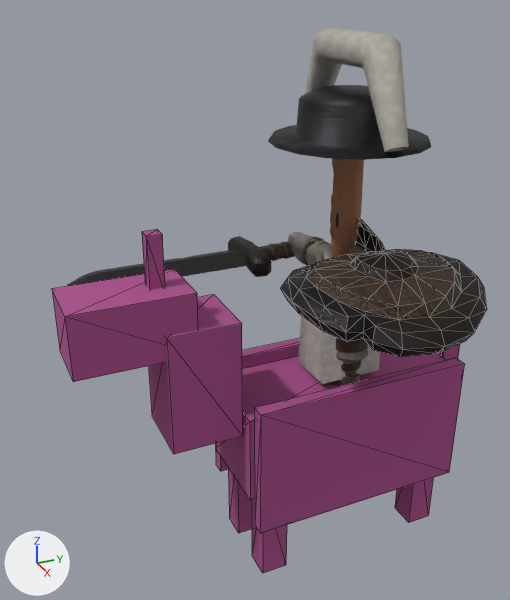
The glTF model csharp/Unciv.Godot/Packs/units/models/unit/Companion Cavalry.glb: old version first, new version second.
Before and after are seen from a 50 mm camera at (1.792, -1.112, 1.851) aimed at (0.0, -0.306, 0.955). Arrows for +X, +Y and +Z are at lower left; the lights stay in place. The older version comes first. Mesh edges are drawn as thin lines on the coarser meshes. Where no turn or scale is listed for an object, it has been applied to the vertices. Vertices at exactly the same position are counted once.

Names of what the first picture shows: '1H_Sword', 'HorseMesh', 'Round_Shield', 'Warrior' and 1 more.
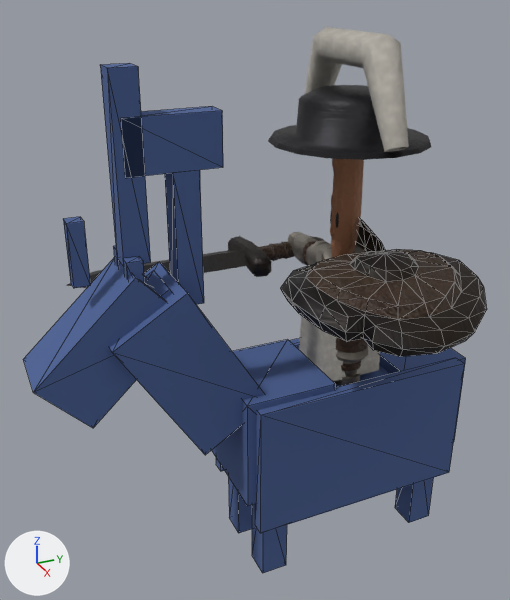
The edits, one by one:
Material 'Horse' (mat_horse) changes colour from pink #aa508b to blue #4b6195; in linear values from (0.4, 0.08, 0.26) to (0.07, 0.12, 0.3).
me_horse is used by ob_horsemesh; location (0.0, 0.0, 0.0).
me_horse had 104 vertices, 156 faces and spanned x -0.195..0.195, y -0.885..0.488, z 0.0..1.215.
me_horse now has 160 vertices, 240 faces and spans x -0.195..0.195, y -0.989..0.45, z 0.0..1.654.
me_horse part 1: a new loose piece, a box spanning x -0.165..0.165, y -0.405..-0.105, z 0.322..0.697, in mat_horse (blue #4b6195).
me_horse part 2: a new loose piece, a box spanning x -0.157..0.157, y 0.157..0.412, z 0.322..0.668, in mat_horse (blue #4b6195).
me_horse part 3: a new loose piece, a box spanning x 0.034..0.071, y -0.708..-0.663, z 1.032..1.167, in mat_horse (blue #4b6195).
me_horse part 4: a new loose piece, a box spanning x -0.071..-0.034, y -0.708..-0.663, z 1.032..1.167, in mat_horse (blue #4b6195).
me_horse part 5: the loose piece of 8 vertices spanning x -0.023..0.023, y -0.637..-0.592, z 1.035..1.215 is moved by (0.0, -0.206, 0.064).
me_horse part 6: a new loose piece, a box spanning x -0.038..0.038, y -0.708..-0.633, z 1.144..1.654, in mat_horse (blue #4b6195).
me_horse part 7: a new loose piece, a box spanning x -0.038..0.038, y -0.558..-0.483, z 0.994..1.384, in mat_horse (blue #4b6195).
me_horse part 8: a new loose piece, a box spanning x -0.038..0.038, y -0.686..-0.416, z 1.384..1.534, in mat_horse (blue #4b6195).
me_horse part 9: the loose piece of 8 vertices spanning x -0.112..0.112, y -0.623..-0.398, z 0.555..0.945 is rebuilt with 8 vertices and now spans x -0.127..0.127, y -0.78..-0.311, z 0.533..1.076.
me_horse part 10: the loose piece of 8 vertices spanning x -0.097..0.097, y -0.885..-0.525, z 0.863..1.058 is rebuilt with 8 vertices and now spans x -0.097..0.097, y -0.989..-0.55, z 0.702..1.132.
me_horse part 11: the loose piece of 8 vertices spanning x -0.038..0.038, y 0.412..0.488, z 0.345..0.645 is deleted.
Part 12, on me_horse:
8 vertices are removed from x -0.068..0.068, y -0.84..-0.54, z 0.855..1.005.
12 faces are deleted.
8 vertices are added at x -0.075, y -0.952..-0.329, z 0.536..1.116.
8 new vertices lie (0.15, 0.0, 0.0) away from vertices in x -0.075, y -0.952..-0.329, z 0.536..1.116.
24 new faces join them.
Other edits to the shape of me_horse do not show in these pictures.

Location of each change, (x1, y1, x2, y2) in pixels of the pictures (510 x 600 px; the box of a moved part takes in the faces that stretch with it):
'HorseMesh', recoloured, reshaped (7% wider, 48% taller)
    before: (52, 229, 465, 573)
    after: (23, 63, 466, 573)
part 1 of me_horse, added (blue)
    after: (212, 340, 336, 506)
part 2 of me_horse, added
    after: (379, 348, 466, 440)
part 3 of me_horse, added (blue)
    after: (123, 256, 145, 283)
part 4 of me_horse, added (mostly hidden)
    after: (113, 246, 121, 266)
part 5 of me_horse, moved or reshaped
    before: (142, 229, 165, 290)
    after: (63, 217, 91, 288)
part 6 of me_horse, added (blue)
    after: (100, 63, 151, 266)
part 7 of me_horse, added (blue)
    after: (165, 170, 204, 305)
part 8 of me_horse, added (blue)
    after: (121, 106, 223, 177)
part 9 of me_horse, rebuilt
    before: (148, 294, 243, 454)
    after: (110, 262, 265, 455)
part 10 of me_horse, rebuilt
    before: (52, 269, 198, 382)
    after: (23, 258, 167, 428)
part 11 of me_horse, deleted (mostly hidden)
    before: (438, 344, 460, 360)
part 12 of me_horse, reshaped
    after: (144, 271, 172, 300)
